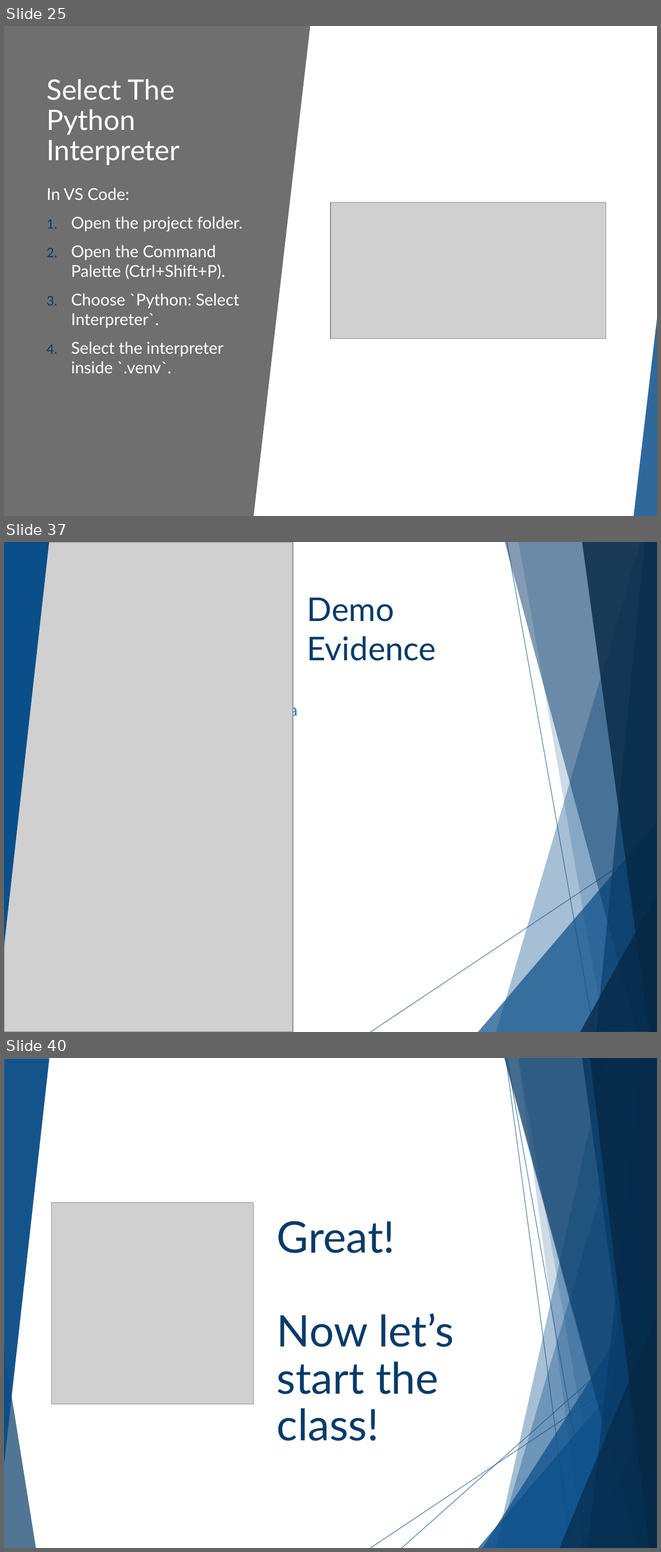
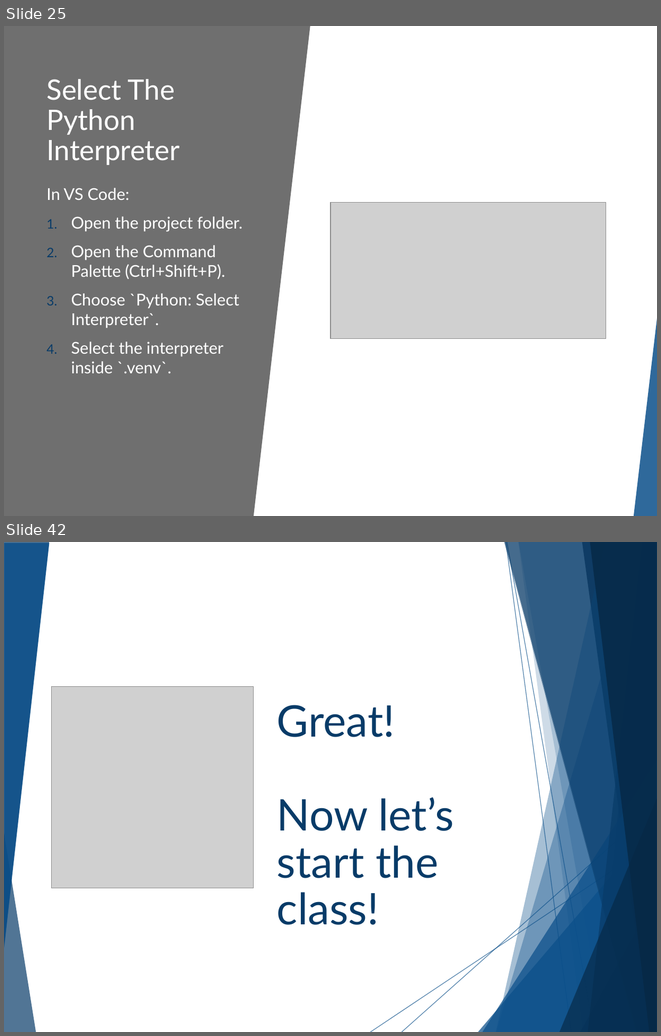
Before and after one commit to cashmy/AAISE_Details, a slide deck: 10-152-117_Python_Programming/Slide_Decks/Week_01/W01D01_Setup_Lecture_Slides.pptx. Shown one above the other, each under a label of ours: slides 25, 37 and 40 before the commit, slides 25 and 42 after it; the slides between them are not shown. The pictures are 661x1552 and 661x1036 pixels, drawn with LibreOffice and Linux fonts; fonts in the diff are those of the drawing; grey boxes stand for pictures; background and template pictures are left out. Boxes give left, top, right and bottom in pixels: in the first picture for what was removed or moved away, otherwise in the second. Text is boxed around its words. In the diff, an @@ line names an element or a change of style, - is before the commit and + after.

```diff
--- a/10-152-117_Python_Programming/Slide_Decks/Week_01/W01D01_Setup_Lecture_Slides.pptx
+++ b/10-152-117_Python_Programming/Slide_Decks/Week_01/W01D01_Setup_Lecture_Slides.pptx
@@ slide 37 removed at <box>4,542,657,1032</box>, background #FFFFFF; not listed: 10 template elements that a slide beside it also shows @@
@@ picture removed at <box>4,542,293,1032</box> @@
@@ triangle removed at <box>4,542,49,947</box> @@
@@ title removed at <box>307,598,436,661</box> @@
-Demo Evidence
@@ text removed at <box>290,702,298,719</box> @@
-a
@@ what was slide 40 is now slide 42 @@
```
Also in this commit, not shown: 9 slides changed, 7 slides added, 5 other slides removed, 25 other files.
